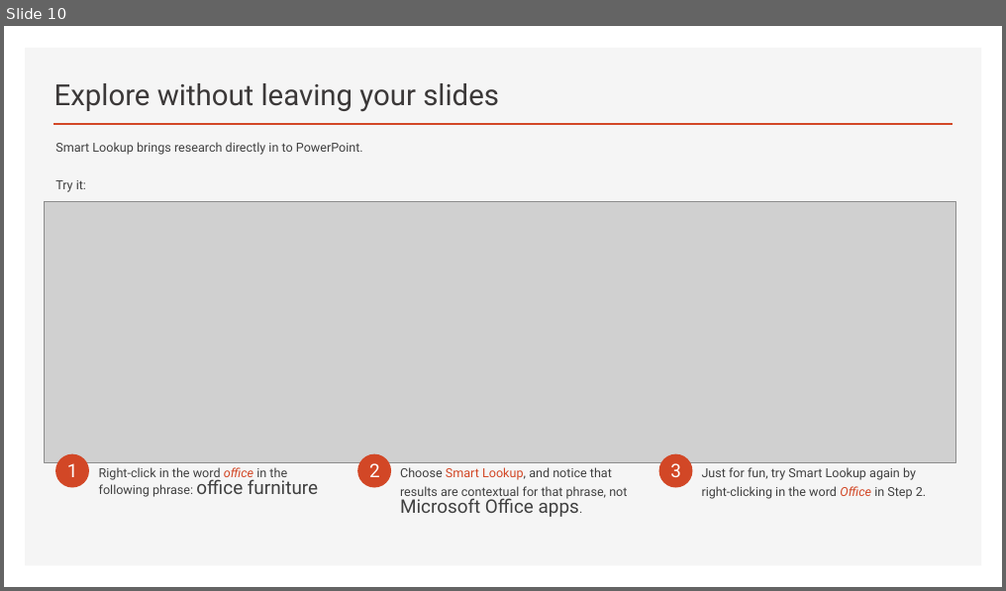
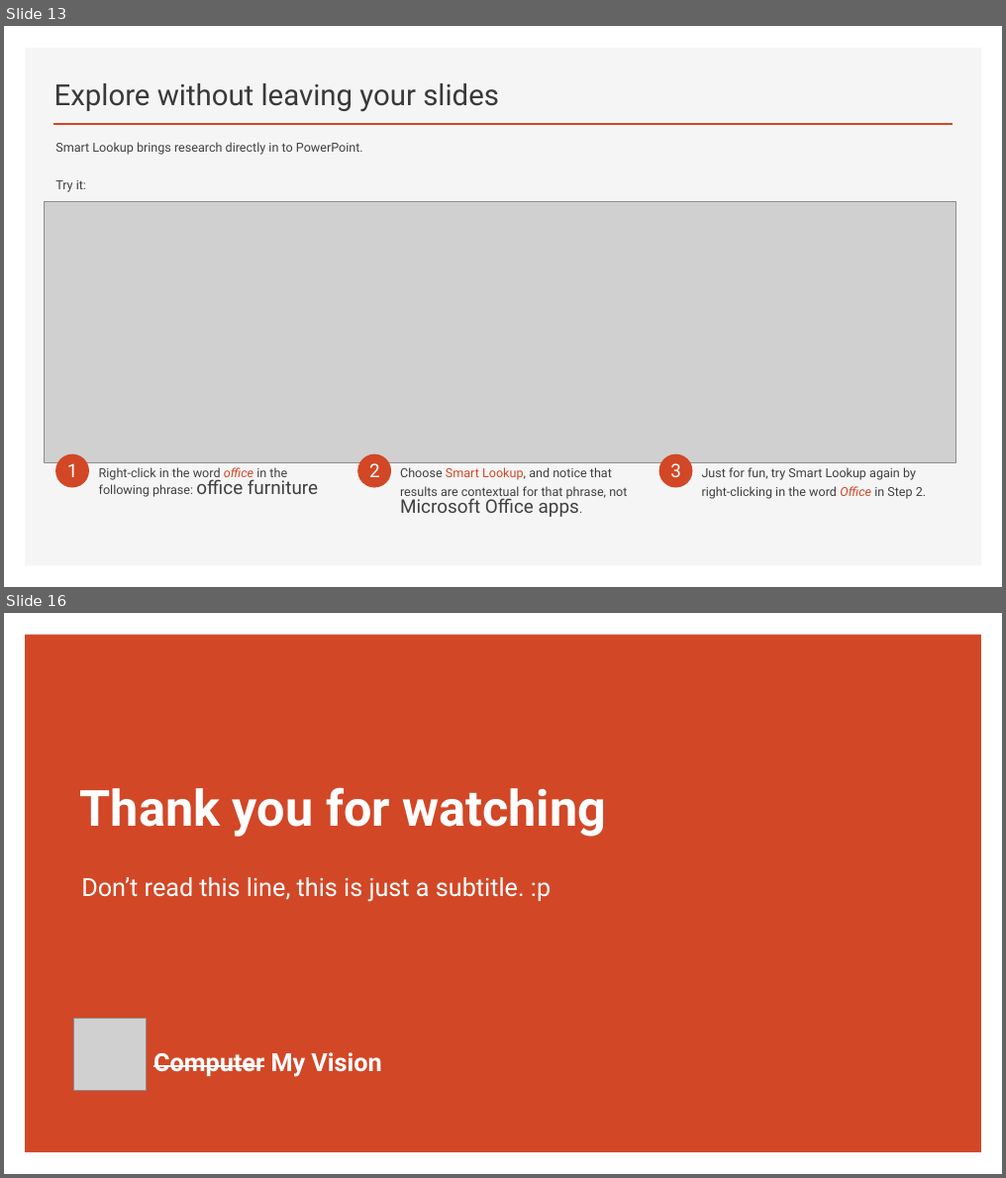
Before and after one commit to truongphucanh/material-classification, a slide deck: summary/slides/main.pptx. Shown one above the other, each under a label of ours: slide 10 before the commit, slides 13 and 16 after it; the slides between them are not shown. The pictures are 1006x591 and 1006x1178 pixels, drawn with LibreOffice and Linux fonts; fonts in the diff are those of the drawing; grey boxes stand for pictures. Boxes give left, top, right and bottom in pixels: in the first picture for what was removed or moved away, otherwise in the second. Text is boxed around its words. In the diff, an @@ line names an element or a change of style, - is before the commit and + after.

```diff
--- a/summary/slides/main.pptx
+++ b/summary/slides/main.pptx
@@ slide 16 added at (x1=4, y1=613, x2=1002, y2=1174), background #1F1F1F @@
@@ rectangle added at (x1=25, y1=635, x2=982, y2=1154), fill #D24726 @@
@@ title added at (x1=80, y1=787, x2=607, y2=837), 48 pt, text #1F1F1F, bold @@
+Thank you for watching
@@ subtitle added at (x1=81, y1=877, x2=550, y2=902), 24 pt, text #1F1F1F @@
+Don’t read this line, this is just a subtitle. :p
@@ picture added at (x1=74, y1=1019, x2=147, y2=1090) @@
@@ text added at (x1=153, y1=1053, x2=381, y2=1077), 24 pt, text #1F1F1F, bold, strikethrough @@
+Computer My Vision
@@ what was slide 10 is now slide 13 @@
```
Also in this commit, not shown: 6 slides changed, 4 other slides added, 1 slide removed.
